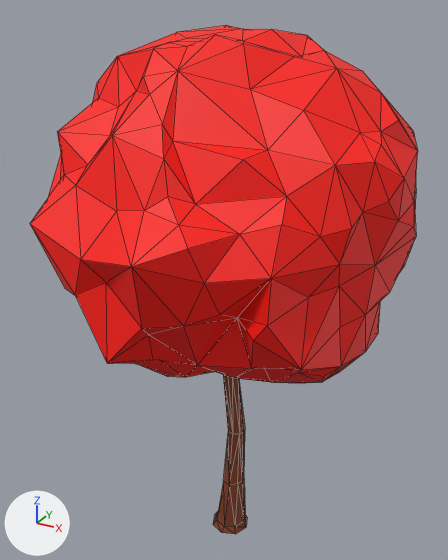
One commit to the glTF model assets/burning-growing-tree1.glb: the scene before it, then after it.
Camera for both pictures: a 50 mm camera at (0.116, -0.218, 0.245) aimed at (-0.004, 0.001, 0.136). The lights are fixed; the arrows at lower left show +X, +Y and +Z. Mesh edges are drawn as thin lines. Where no turn or scale is listed for an object, it has been applied to the vertices.

Objects in the first picture: 'Tree.1'.
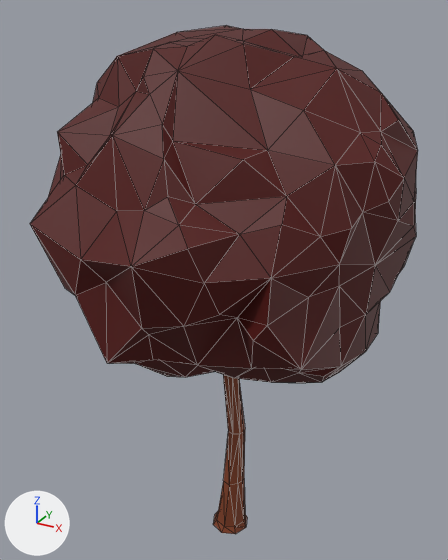
Commit message: Modified the different burning assets + Added simulation.mp4

Boxes (x1, y1, x2, y2) around the edits, measured in the pictures (448 x 560 px):
```json
{"object": "Tree.1", "change": "recoloured", "before": [30, 25, 418, 468], "after": [30, 25, 418, 468]}
```

Scene script edits in JSON lines:
```json
{"op": "set", "path": "mat_tree_leaves.base_color", "old": "(0.965, 0.00518, 0.0)", "new": "(0.0823, 0.00152, 0.0)", "note": "red #fb1000 -> dark red #510500"}
```
